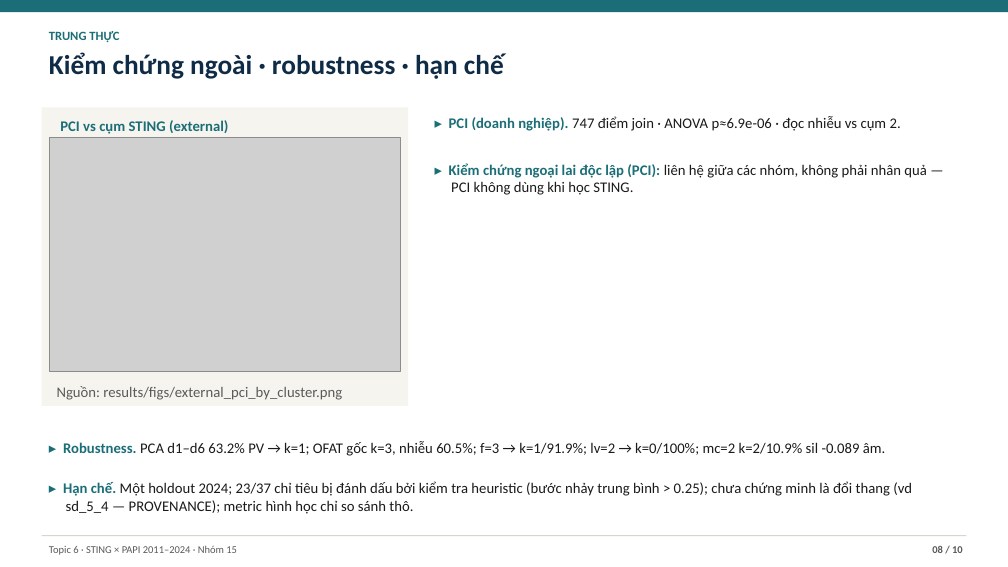
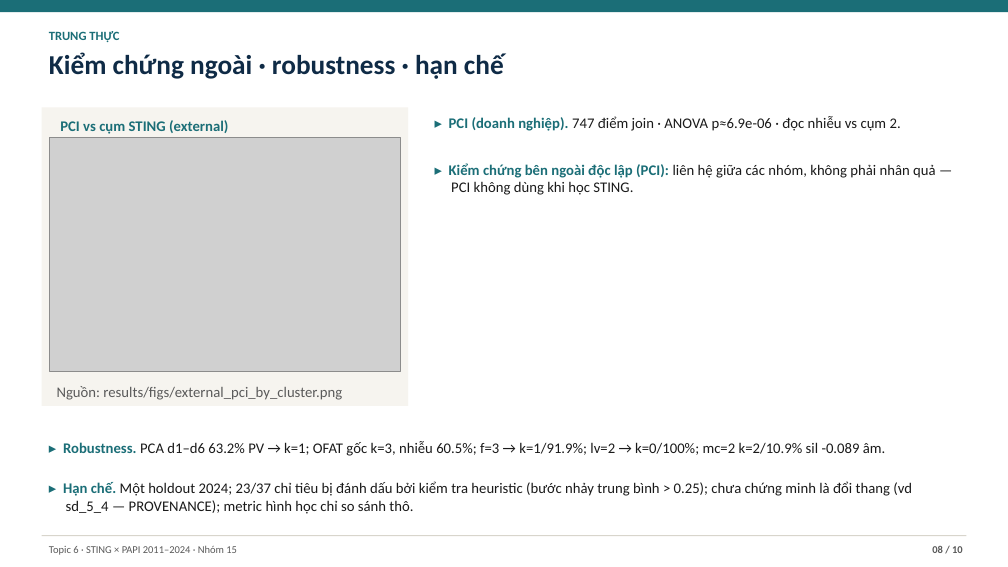
Before and after one commit to JasonTM17/Grid_Based_Sociology, a slide deck: slide 8 of slides/submission.pptx. Drawn at 1008x567 pixels with LibreOffice and Linux fonts; fonts in the diff are those of the drawing; grey boxes stand for pictures. Boxes give left, top, right and bottom in pixels: in the first picture for what was removed or moved away, otherwise in the second. Text is boxed around its words. In the diff, an @@ line names an element or a change of style, - is before the commit and + after.

Commit message:
fix: use external-validation wording and a minimum label size in both decks (#42)

```diff
--- a/slides/submission.pptx
+++ b/slides/submission.pptx
@@ text at bbox=[449, 163, 935, 195]: text changed @@
-▸ Kiểm chứng ngoại lai độc lập (PCI): liên hệ giữa các nhóm, không phải nhân quả — PCI không dùng khi học STING.
+▸ Kiểm chứng bên ngoài độc lập (PCI): liên hệ giữa các nhóm, không phải nhân quả — PCI không dùng khi học STING.
```
Also in this commit, not shown: 2 other slides changed, 3 other files.
